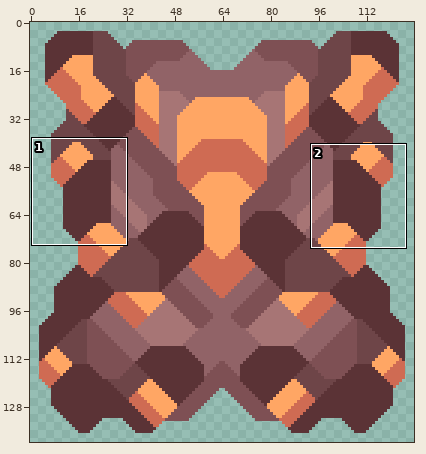
Sprite sheet, stored at sprites/units/air/Organelle.png. The picture above shows the old version from afar; the outline marks the close-up.
Close-up. Old version:
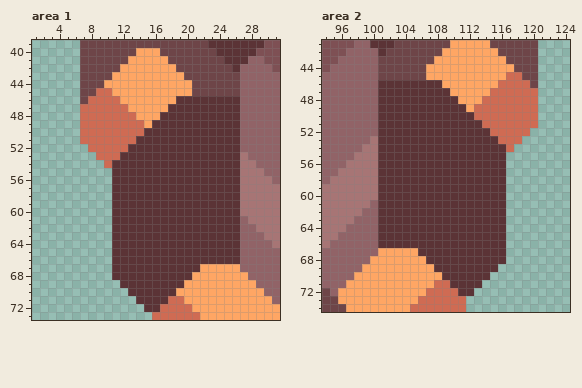
The file is 128x140 pixels. Shown: area 1: x 1..31, y 39..73; area 2: x 94..124, y 41..74.
Now the later version:
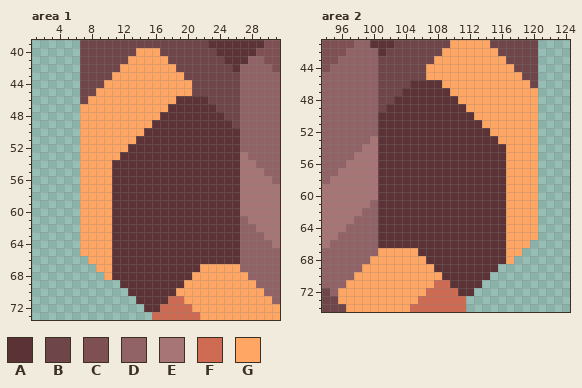
Palette (. is transparent): A #5b3336  B #6e4548  C #7e5054  D #916367  E #a77575  F #cf6b53  G #ffa664
The edit:
--- area 1
@@ x 1..31 @@
 44 ......BBBGGGGGGGGGGGBBBBBBDDDDD
-45 ......BBFFGGGGGGGGGGBBBBBBDDDDD
-46 ......BFFFFGGGGGGGAAAAAAAADDDDD
-47 ......FFFFFFGGGGGAAAAAAAAADDDDD
-48 ......FFFFFFFGGGAAAAAAAAAADDDDD
-49 ......FFFFFFFFGAAAAAAAAAAADDDDD
-50 ......FFFFFFFFAAAAAAAAAAAADDDDD
-51 ......FFFFFFFAAAAAAAAAAAAADDDDD
-52 .......FFFFFAAAAAAAAAAAAAADDDDD
-53 ........FFFAAAAAAAAAAAAAAAEDDDD
-54 .........FAAAAAAAAAAAAAAAAEEDDD
-55 ..........AAAAAAAAAAAAAAAAEEEDD
-56 ..........AAAAAAAAAAAAAAAAEEEED
-57 ..........AAAAAAAAAAAAAAAAEEEEE
-58 ..........AAAAAAAAAAAAAAAAEEEEE
-59 ..........AAAAAAAAAAAAAAAAEEEEE
-60 ..........AAAAAAAAAAAAAAAAEEEEE
-61 ..........AAAAAAAAAAAAAAAADEEEE
-62 ..........AAAAAAAAAAAAAAAADDEEE
-63 ..........AAAAAAAAAAAAAAAADDDEE
-64 ..........AAAAAAAAAAAAAAAADDDDE
-65 ..........AAAAAAAAAAAAAAAADDDDD
-66 ..........AAAAAAAAAAAAAAAADDDDD
-67 ..........AAAAAAAAAAAGGGGGDDDDD
-68 ..........AAAAAAAAAAGGGGGGGDDDD
+45 ......BBGGGGGGGGGGGGBBBBBBDDDDD
+46 ......BGGGGGGGGGGGAAAABBBBDDDDD
+47 ......GGGGGGGGGGGAAAAAABBBDDDDD
+48 ......GGGGGGGGGGAAAAAAAABBDDDDD
+49 ......GGGGGGGGGAAAAAAAAAABDDDDD
+50 ......GGGGGGGGAAAAAAAAAAAADDDDD
+51 ......GGGGGGGAAAAAAAAAAAAADDDDD
+52 ......GGGGGGAAAAAAAAAAAAAADDDDD
+53 ......GGGGGAAAAAAAAAAAAAAAEDDDD
+54 ......GGGGAAAAAAAAAAAAAAAAEEDDD
+55 ......GGGGAAAAAAAAAAAAAAAAEEEDD
+56 ......GGGGAAAAAAAAAAAAAAAAEEEED
+57 ......GGGGAAAAAAAAAAAAAAAAEEEEE
+58 ......GGGGAAAAAAAAAAAAAAAAEEEEE
+59 ......GGGGAAAAAAAAAAAAAAAAEEEEE
+60 ......GGGGAAAAAAAAAAAAAAAAEEEEE
+61 ......GGGGAAAAAAAAAAAAAAAADEEEE
+62 ......GGGGAAAAAAAAAAAAAAAADDEEE
+63 ......GGGGAAAAAAAAAAAAAAAADDDEE
+64 ......GGGGAAAAAAAAAAAAAAAADDDDE
+65 ......GGGGAAAAAAAAAAAAAAAADDDDD
+66 .......GGGAAAAAAAAAAAAAAAADDDDD
+67 ........GGAAAAAAAAAAAGGGGGDDDDD
+68 .........GAAAAAAAAAAGGGGGGGDDDD
 69 ...........AAAAAAAAGGGGGGGGGDDD
--- area 2
@@ x 94..124 @@
 44 CDDDDDDBBBBBBGGGGGGGGGGGBBB....
-45 DDDDDDDBBBBBBGGGGGGGGGGFFBB....
-46 DDDDDDDAAAAAAAAGGGGGGGFFFFB....
-47 DDDDDDDAAAAAAAAAGGGGGFFFFFF....
-48 DDDDDDDAAAAAAAAAAGGGFFFFFFF....
-49 DDDDDDDAAAAAAAAAAAGFFFFFFFF....
-50 DDDDDDDAAAAAAAAAAAAFFFFFFFF....
-51 DDDDDDDAAAAAAAAAAAAAFFFFFFF....
-52 DDDDDDDAAAAAAAAAAAAAAFFFFF.....
-53 DDDDDDEAAAAAAAAAAAAAAAFFF......
-54 DDDDDEEAAAAAAAAAAAAAAAAF.......
-55 DDDDEEEAAAAAAAAAAAAAAAA........
-56 DDDEEEEAAAAAAAAAAAAAAAA........
-57 DDEEEEEAAAAAAAAAAAAAAAA........
-58 DEEEEEEAAAAAAAAAAAAAAAA........
-59 EEEEEEEAAAAAAAAAAAAAAAA........
-60 EEEEEEEAAAAAAAAAAAAAAAA........
-61 EEEEEEDAAAAAAAAAAAAAAAA........
-62 EEEEEDDAAAAAAAAAAAAAAAA........
-63 EEEEDDDAAAAAAAAAAAAAAAA........
-64 EEEDDDDAAAAAAAAAAAAAAAA........
-65 EEDDDDDAAAAAAAAAAAAAAAA........
-66 EDDDDDDAAAAAAAAAAAAAAAA........
-67 DDDDDDDGGGGGAAAAAAAAAAA........
-68 DDDDDDGGGGGGGAAAAAAAAAA........
+45 DDDDDDDBBBBBBGGGGGGGGGGGGBB....
+46 DDDDDDDBBBBAAAAGGGGGGGGGGGB....
+47 DDDDDDDBBBAAAAAAGGGGGGGGGGG....
+48 DDDDDDDBBAAAAAAAAGGGGGGGGGG....
+49 DDDDDDDBAAAAAAAAAAGGGGGGGGG....
+50 DDDDDDDAAAAAAAAAAAAGGGGGGGG....
+51 DDDDDDDAAAAAAAAAAAAAGGGGGGG....
+52 DDDDDDDAAAAAAAAAAAAAAGGGGGG....
+53 DDDDDDEAAAAAAAAAAAAAAAGGGGG....
+54 DDDDDEEAAAAAAAAAAAAAAAAGGGG....
+55 DDDDEEEAAAAAAAAAAAAAAAAGGGG....
+56 DDDEEEEAAAAAAAAAAAAAAAAGGGG....
+57 DDEEEEEAAAAAAAAAAAAAAAAGGGG....
+58 DEEEEEEAAAAAAAAAAAAAAAAGGGG....
+59 EEEEEEEAAAAAAAAAAAAAAAAGGGG....
+60 EEEEEEEAAAAAAAAAAAAAAAAGGGG....
+61 EEEEEEDAAAAAAAAAAAAAAAAGGGG....
+62 EEEEEDDAAAAAAAAAAAAAAAAGGGG....
+63 EEEEDDDAAAAAAAAAAAAAAAAGGGG....
+64 EEEDDDDAAAAAAAAAAAAAAAAGGGG....
+65 EEDDDDDAAAAAAAAAAAAAAAAGGGG....
+66 EDDDDDDAAAAAAAAAAAAAAAAGGG.....
+67 DDDDDDDGGGGGAAAAAAAAAAAGG......
+68 DDDDDDGGGGGGGAAAAAAAAAAG.......
 69 DDDDDGGGGGGGGGAAAAAAAA.........
Where, in picture pixels (left, top, right, bottom), the same in both close-ups:
changed: (80, 88, 144, 280)
changed: (208, 96, 240, 128)
changed: (474, 72, 538, 264)
changed: (378, 80, 410, 112)
